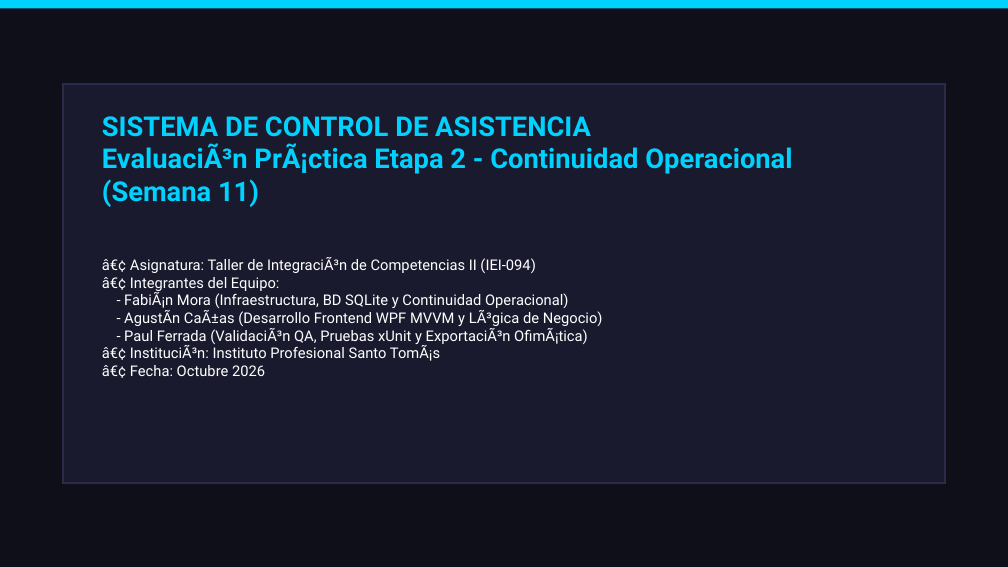
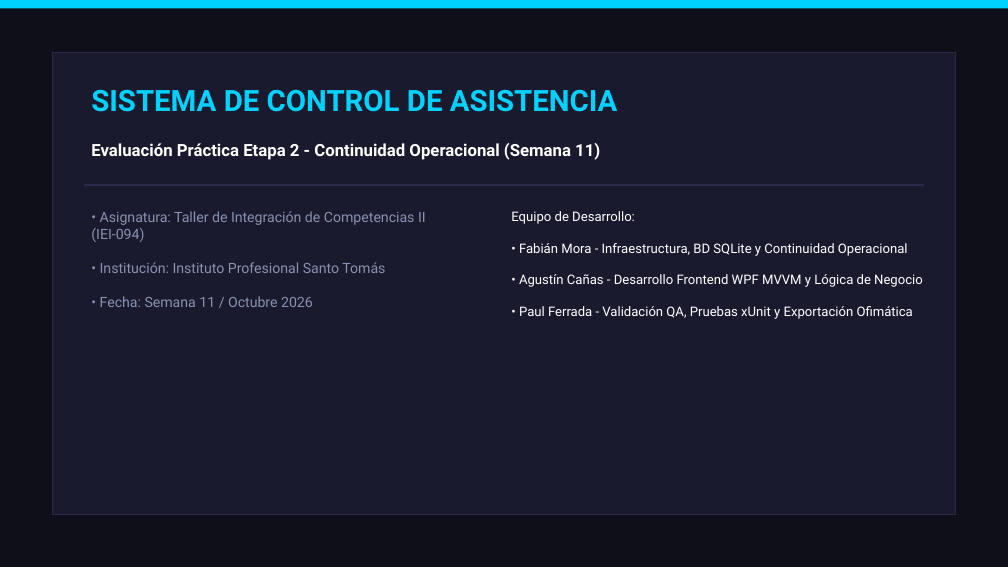
Before and after one commit to swrmm/SoftwareIntegracion, a slide deck: slide 1 of Documentos Proyecto/Presentacion_Etapa_2_Semana_11.pptx. Drawn at 1008x567 pixels with LibreOffice and Linux fonts; fonts in the diff are those of the drawing. Boxes give left, top, right and bottom in pixels: in the first picture for what was removed or moved away, otherwise in the second. Text is boxed around its words. In the diff, an @@ line names an element or a change of style, - is before the commit and + after.

```diff
--- a/Documentos Proyecto/Presentacion_Etapa_2_Semana_11.pptx
+++ b/Documentos Proyecto/Presentacion_Etapa_2_Semana_11.pptx
@@ rectangle: place and size @@
-rectangle at [63,84,945,483]
+rectangle at [52,52,955,514]
@@ text at [91,90,618,112]: text changed; size 26 to 28 pt @@
-SISTEMA DE CONTROL DE ASISTENCIA
-EvaluaciÃ³n PrÃ¡ctica Etapa 2 - Continuidad Operacional (Semana 11)
+SISTEMA DE CONTROL DE ASISTENCIA
@@ text added at [91,143,600,160], 16 pt, text #FFFFFF, bold @@
+Evaluación Práctica Etapa 2 - Continuidad Operacional (Semana 11)
@@ rectangle added at [84,184,924,186], fill #2A2A4A @@
@@ text added at [91,211,426,307], 13.5 pt, text #8892B0 @@
+• Asignatura: Taller de Integración de Competencias II (IEI-094)
+• Institución: Instituto Profesional Santo Tomás
+• Fecha: Semana 11 / Octubre 2026
@@ text at [511,211,923,319]: text changed; size 14 to 12.5 pt @@
-â€¢ Asignatura: Taller de IntegraciÃ³n de Competencias II (IEI-094)
-â€¢ Integrantes del Equipo:
-- FabiÃ¡n Mora (Infraestructura, BD SQLite y Continuidad Operacional)
-- AgustÃn CaÃ±as (Desarrollo Frontend WPF MVVM y LÃ³gica de Negocio)
-- Paul Ferrada (ValidaciÃ³n QA, Pruebas xUnit y ExportaciÃ³n OfimÃ¡tica)
-â€¢ InstituciÃ³n: Instituto Profesional Santo TomÃ¡s
-â€¢ Fecha: Octubre 2026
+Equipo de Desarrollo:
+• Fabián Mora - Infraestructura, BD SQLite y Continuidad Operacional
+• Agustín Cañas - Desarrollo Frontend WPF MVVM y Lógica de Negocio
+• Paul Ferrada - Validación QA, Pruebas xUnit y Exportación Ofimática
```
Also in this commit, not shown: 7 other slides changed, 4 other files.
